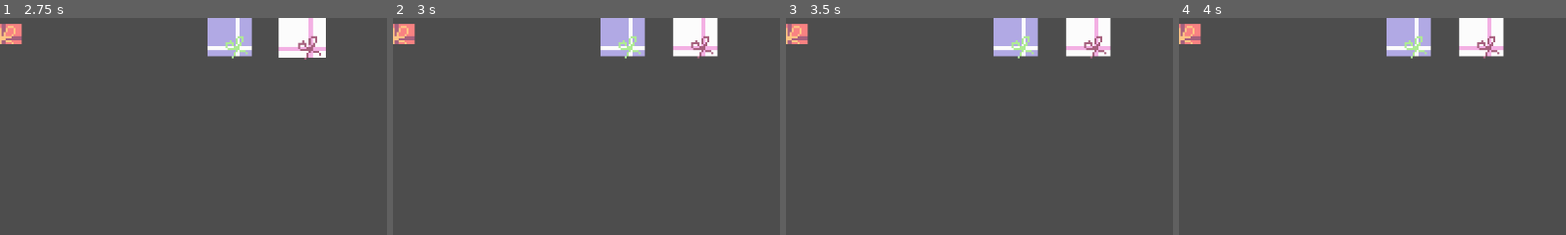
Above: before the commit, frames 1-4 (left to right).
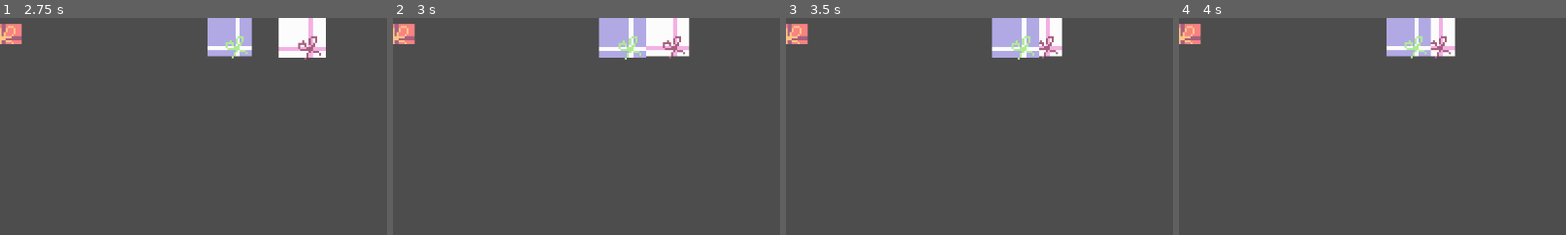
Above: after the commit, the same moments.

Repository: SuperDuperOrganisationsname/DevsThatJam9
Game: Godot game, scene res://scenes/main.tscn
The game is run twice, just before and just after one commit, with the same random seed, the same clock (stepped at 60 frames per second) and the same inputs.
Inputs (mouse positions are % of the whole screen's width and height, from its top left):
- Up to frame 1 (2.75 s): move the mouse to (33, 4) at 0.52 s; press the mouse at (33, 4) at 0.53 s; move the mouse to (98, 4) at 1.27 s; release the mouse at (98, 4) at 1.28 s; click (98, 4) at 1.35 s; tap Enter at 2 s; move the mouse to (89, 4) at 2.02 s; press the mouse at (89, 4) at 2.03 s
- Up to frame 2 (3 s): tap Space at 2.75 s; move the mouse to (80, 4) at 2.77 s; release the mouse at (80, 4) at 2.78 s; click (80, 4) at 2.85 s
- Up to frame 3 (3.5 s): no input
- Up to frame 4 (4 s): tap Enter at 3.5 s; move the mouse to (80, 65) at 3.52 s; press the mouse at (80, 65) at 3.53 s
The pictures show only the part of the screen within x 50-100%, y 0-50%; the shares and areas given below are measured in that part.

Frame 1 is identical in both runs. In frame 2, 3.3% of the frame differs, in the area x 53-84%, y 0-20%; in frame 3, 3.7%; in frame 4, 3.3%.

Commit message:
bugfix: overlapping gifts

Diff:
--- a/scripts/gift.gd
+++ b/scripts/gift.gd
@@ -44,6 +44,9 @@
 func _process(delta: float) -> void:
 	if draggable and not is_dropped:
 		_drag()
+
+	if tentative_gift and Globals.current_gift == null:
+		_on_area_2d_mouse_entered()
 
 func _drag():
 	if Input.is_action_just_pressed("click"):
@@ -92,7 +95,10 @@
 func _on_reject_gift():
 	reject_gift.emit()
 
+var tentative_gift: bool = false
+
 func _on_area_2d_mouse_entered() -> void:
+	tentative_gift = true
 	if not Globals.is_dragging and Globals.current_gift == null:
 		draggable = true
 		scale = Vector2(scale_size + 0.05, scale_size + 0.05)
@@ -100,6 +106,7 @@
 
 
 func _on_area_2d_mouse_exited() -> void:
+	tentative_gift = false
 	if not Globals.is_dragging and Globals.current_gift == self:
 		draggable = false
 		if is_dropped:
